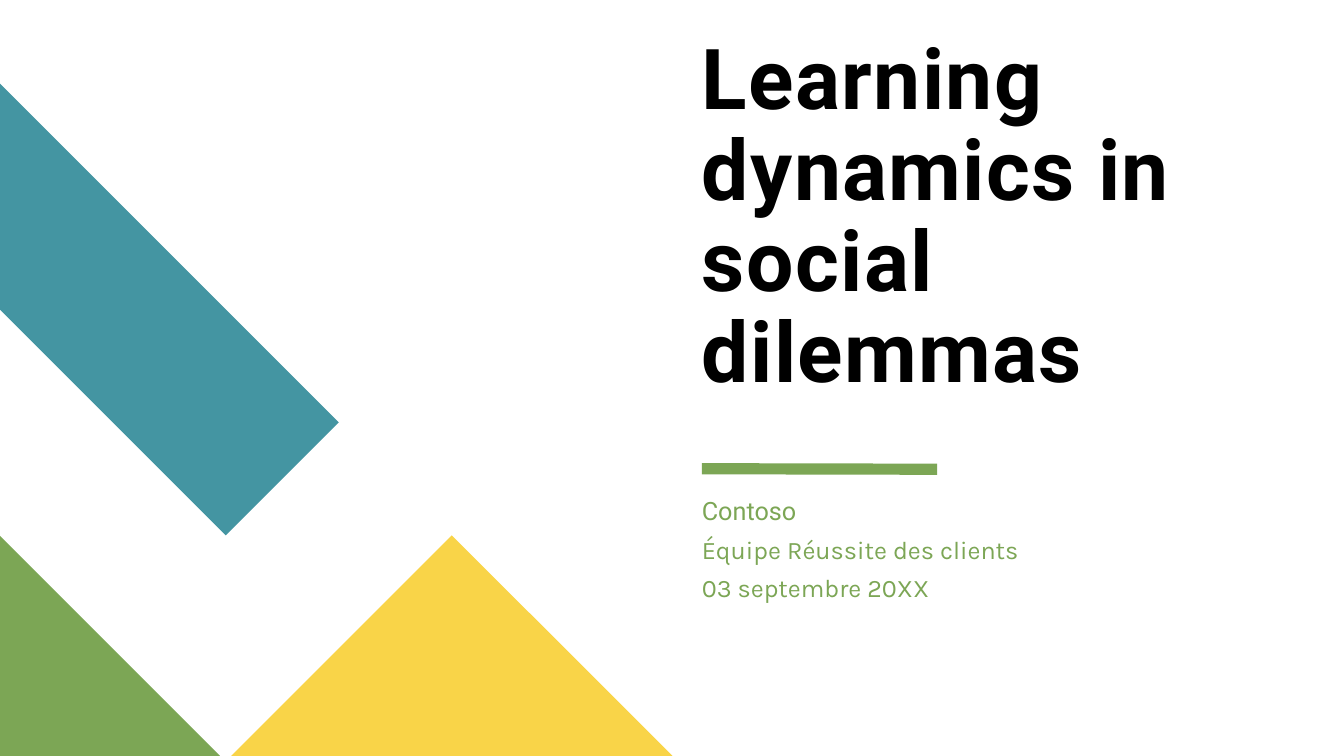
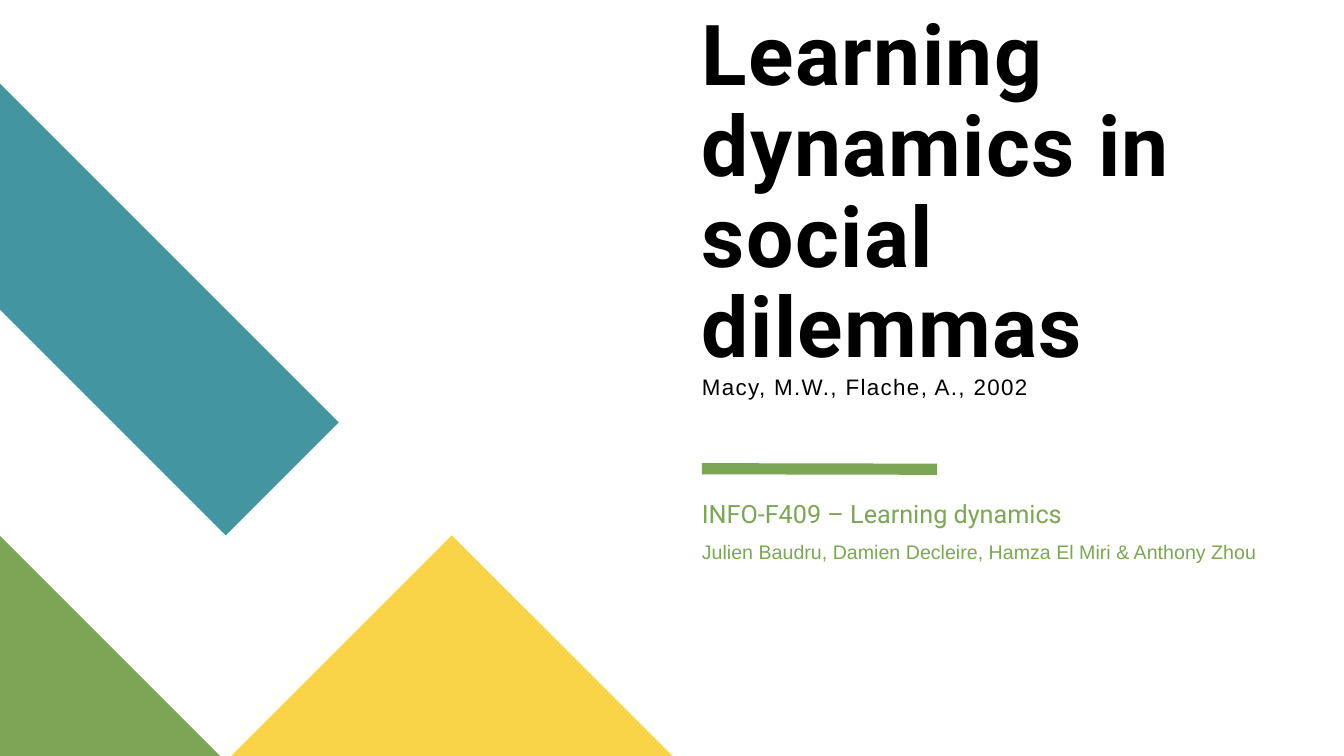
Before and after one commit to helmiri/INFO-F409-Exam_Project, a slide deck: slide 1 of doc/Slides.odp. Drawn at 1344x756 pixels with LibreOffice and Linux fonts; fonts in the diff are those of the drawing. Boxes give left, top, right and bottom in pixels: in the first picture for what was removed or moved away, otherwise in the second. Text is boxed around its words. In the diff, an @@ line names an element or a change of style, - is before the commit and + after.

```diff
--- a/doc/Slides.odp
+++ b/doc/Slides.odp
@@ title at [702, 99, 1169, 400]: text changed @@
-Learning dynamics in social dilemmas
+Learning dynamics in social dilemmas
+Macy, M.W., Flache, A., 2002
@@ text at [702, 504, 1256, 563]: text changed; size 18 to 14 pt; font Karla to Arial @@
-Contoso
-Équipe Réussite des clients
-03 septembre 20XX
+INFO-F409 – Learning dynamics
+Julien Baudru, Damien Decleire, Hamza El Miri & Anthony Zhou
```
Also in this commit, not shown: 6 other slides changed, 6 slides removed, 1 other file.
